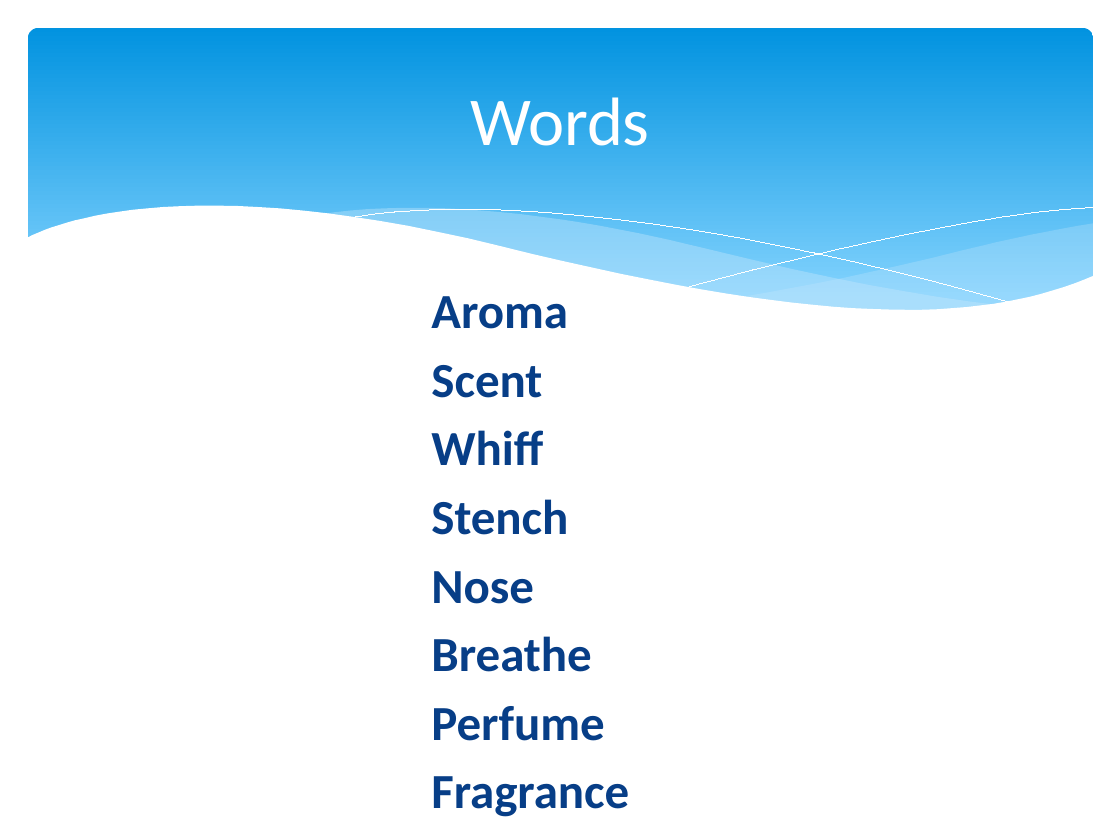
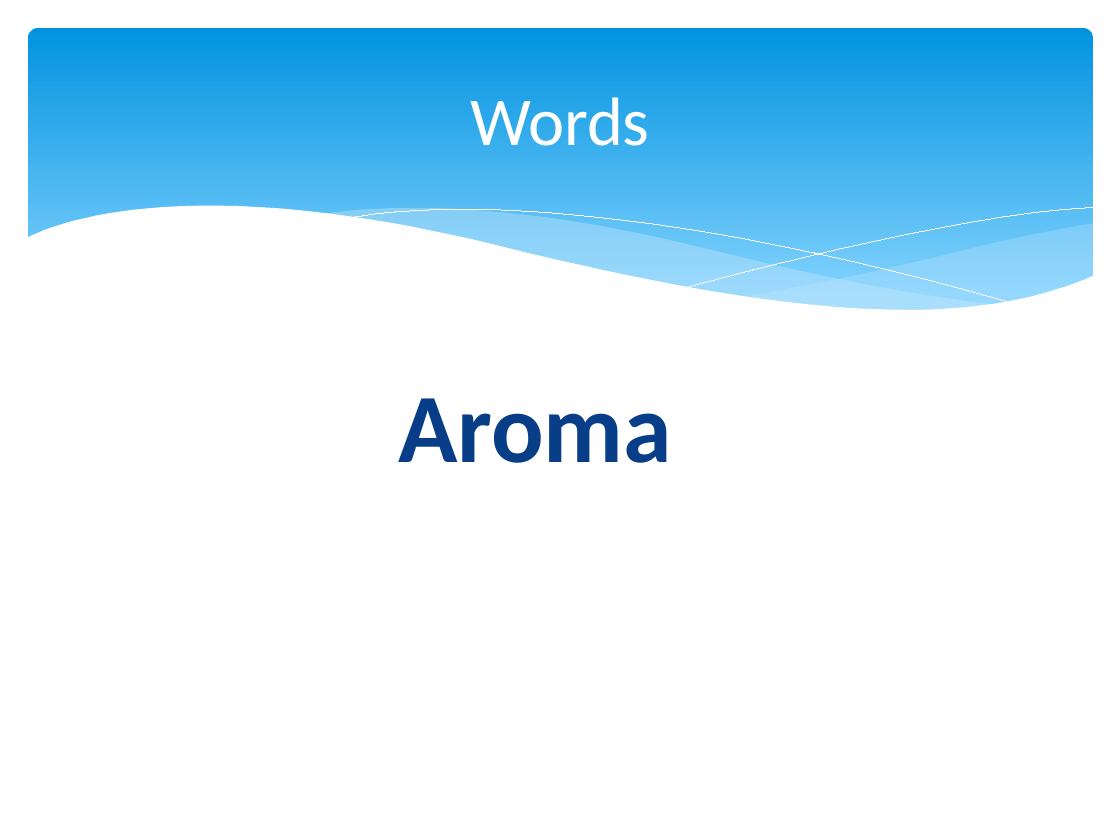
Before and after one commit to npm27/Teaching-Materials, a slide deck: slide 14 of Memory/Slides/0 First Day Info.pptx (slide 8 before the commit). Drawn at 1120x840 pixels with LibreOffice and Linux fonts; fonts in the diff are those of the drawing. Boxes give left, top, right and bottom in pixels: in the first picture for what was removed or moved away, otherwise in the second. Text is boxed around its words. In the diff, an @@ line names an element or a change of style, - is before the commit and + after.

```diff
--- a/Memory/Slides/0 First Day Info.pptx
+++ b/Memory/Slides/0 First Day Info.pptx
@@ text "Aroma": place and size @@
-text "Aroma" at [431,296,629,817]
+text "Aroma" at [398,398,672,463]
@@ text "Aroma" at [398,398,672,463]: size 31.5 to 63 pt; more space between paragraphs @@
@@ text at [431,365,629,817]: paragraphs removed @@
-Scent
-Whiff
-Stench
-Nose
-Breathe
-Perfume
-Fragrance
```
Also in this commit, not shown: 2 other slides changed, 7 slides added, 2 slides removed.
